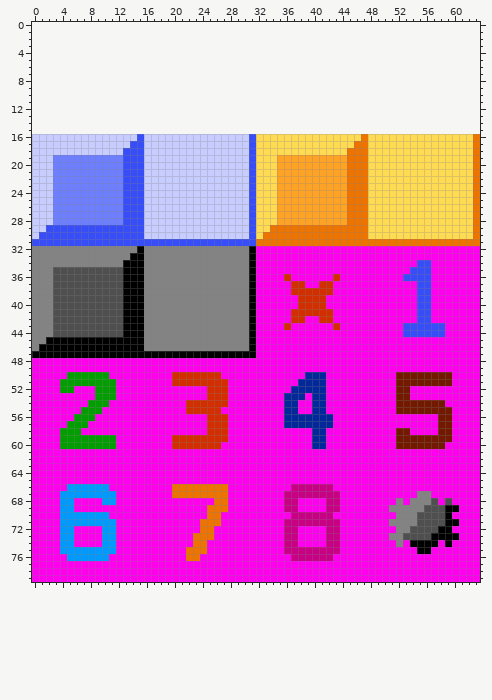
Two versions of one sprite sheet, minesweeper/src/gfx/tiles16.png. Above is the file before it was changed.
The file is 64x64 pixels. The old version is drawn lined up with the new one, on the new canvas.
The result:
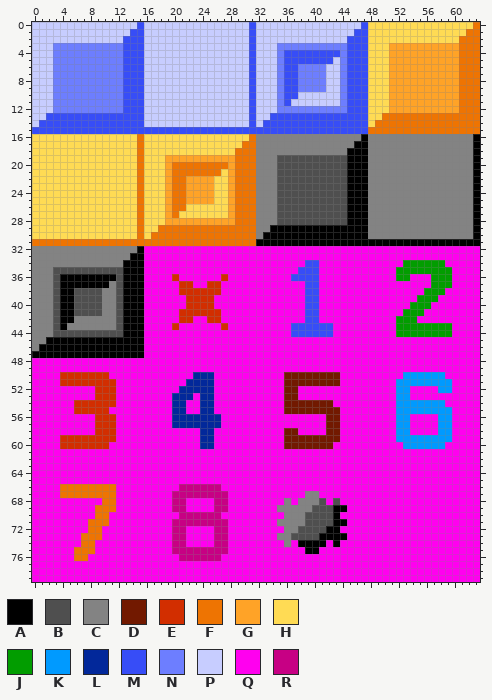
Palette (. is transparent): A #000000  B #4f4f4f  C #838383  D #721900  E #d22e00  F #ee7402  G #ffa327  H #ffdb54  J #029d00  K #009aff  L #02289a  M #374df7  N #6d7eff  P #c7cdff  Q #ff00ef  R #c70084
Difference:
canvas 64x64 -> 64x80, the old top-left corner now at 0,16
Changed rows in their new state; - is an unchanged pixel.
first column x 0:
 0 PPPPPPPPPPPPPPPMPPPPPPPPPPPPPPPMPPPPPPPPPPPPPPPMHHHHHHHHHHHHHHHF
 1 PPPPPPPPPPPPPPMMPPPPPPPPPPPPPPPMPPPPPPPPPPPPPPMMHHHHHHHHHHHHHHFF
 2 PPPPPPPPPPPPPMMMPPPPPPPPPPPPPPPMPPPPPPPPPPPPPMMMHHHHHHHHHHHHHFFF
 3 PPPNNNNNNNNNNMMMPPPPPPPPPPPPPPPMPPPNNNNNNNNNNMMMHHHGGGGGGGGGGFFF
 4 PPPNNNNNNNNNNMMMPPPPPPPPPPPPPPPMPPPNMMMMMMMMNMMMHHHGGGGGGGGGGFFF
 5 PPPNNNNNNNNNNMMMPPPPPPPPPPPPPPPMPPPNMMMMMMMPNMMMHHHGGGGGGGGGGFFF
 6 PPPNNNNNNNNNNMMMPPPPPPPPPPPPPPPMPPPNMMNNNNPPNMMMHHHGGGGGGGGGGFFF
 7 PPPNNNNNNNNNNMMMPPPPPPPPPPPPPPPMPPPNMMNNNNPPNMMMHHHGGGGGGGGGGFFF
 8 PPPNNNNNNNNNNMMMPPPPPPPPPPPPPPPMPPPNMMNNNNPPNMMMHHHGGGGGGGGGGFFF
 9 PPPNNNNNNNNNNMMMPPPPPPPPPPPPPPPMPPPNMMNNNNPPNMMMHHHGGGGGGGGGGFFF
10 PPPNNNNNNNNNNMMMPPPPPPPPPPPPPPPMPPPNMMPPPPPPNMMMHHHGGGGGGGGGGFFF
11 PPPNNNNNNNNNNMMMPPPPPPPPPPPPPPPMPPPNMPPPPPPPNMMMHHHGGGGGGGGGGFFF
12 PPPNNNNNNNNNNMMMPPPPPPPPPPPPPPPMPPPNNNNNNNNNNMMMHHHGGGGGGGGGGFFF
13 PPMMMMMMMMMMMMMMPPPPPPPPPPPPPPPMPPMMMMMMMMMMMMMMHHFFFFFFFFFFFFFF
14 PMMMMMMMMMMMMMMMPPPPPPPPPPPPPPPMPMMMMMMMMMMMMMMMHFFFFFFFFFFFFFFF
15 MMMMMMMMMMMMMMMMMMMMMMMMMMMMMMMMMMMMMMMMMMMMMMMMFFFFFFFFFFFFFFFF
16 HHHHHHHHHHHHHHHFHHHHHHHHHHHHHHHFCCCCCCCCCCCCCCCACCCCCCCCCCCCCCCA
17 HHHHHHHHHHHHHHHFHHHHHHHHHHHHHHFFCCCCCCCCCCCCCCAACCCCCCCCCCCCCCCA
18 HHHHHHHHHHHHHHHFHHHHHHHHHHHHHFFFCCCCCCCCCCCCCAAACCCCCCCCCCCCCCCA
19 HHHHHHHHHHHHHHHFHHHGGGGGGGGGGFFFCCCBBBBBBBBBBAAACCCCCCCCCCCCCCCA
20 HHHHHHHHHHHHHHHFHHHGFFFFFFFFGFFFCCCBBBBBBBBBBAAACCCCCCCCCCCCCCCA
21 HHHHHHHHHHHHHHHFHHHGFFFFFFFHGFFFCCCBBBBBBBBBBAAACCCCCCCCCCCCCCCA
22 HHHHHHHHHHHHHHHFHHHGFFGGGGHHGFFFCCCBBBBBBBBBBAAACCCCCCCCCCCCCCCA
23 HHHHHHHHHHHHHHHFHHHGFFGGGGHHGFFFCCCBBBBBBBBBBAAACCCCCCCCCCCCCCCA
24 HHHHHHHHHHHHHHHFHHHGFFGGGGHHGFFFCCCBBBBBBBBBBAAACCCCCCCCCCCCCCCA
25 HHHHHHHHHHHHHHHFHHHGFFGGGGHHGFFFCCCBBBBBBBBBBAAACCCCCCCCCCCCCCCA
26 HHHHHHHHHHHHHHHFHHHGFFHHHHHHGFFFCCCBBBBBBBBBBAAACCCCCCCCCCCCCCCA
27 HHHHHHHHHHHHHHHFHHHGFHHHHHHHGFFFCCCBBBBBBBBBBAAACCCCCCCCCCCCCCCA
28 HHHHHHHHHHHHHHHFHHHGGGGGGGGGGFFFCCCBBBBBBBBBBAAACCCCCCCCCCCCCCCA
29 HHHHHHHHHHHHHHHFHHFFFFFFFFFFFFFFCCAAAAAAAAAAAAAACCCCCCCCCCCCCCCA
30 HHHHHHHHHHHHHHHFHFFFFFFFFFFFFFFFCAAAAAAAAAAAAAAACCCCCCCCCCCCCCCA
31 FFFFFFFFFFFFFFFFFFFFFFFFFFFFFFFFAAAAAAAAAAAAAAAAAAAAAAAAAAAAAAAA
32 ----------------QQQQQQQQQQQQQQQQ--------------------------------
33 ----------------QQQQQQQQQQQQQQQQ--------------------------------
34 ----------------QQQQQQQQQQQQQQQQ-------MM------------JJJJJJ-----
35 ----------------QQQQQQQQQQQQQQQQ------MMM-----------JJJJJJJJ----
36 ----AAAAAAAA----QQQQEQQQQQQEQQQQ----QMMMM--Q--------JJQQQJJJ----
37 ----AAAAAAAC----QQQQQEEQQEEQQQQQ-----QQMMQQ------------QQJJJ----
38 ----AA----CC----QQQQQEEEEEEQQQQQ-----QQMMQQ------------QJJJ-----
39 ----AA----CC----QQQQQQEEEEQQQQQQ------QMMQ-------------JJJ------
40 ----AA----CC----QQQQQQEEEEQQQQQQ------QMMQ------------JJJ-------
41 ----AA----CC----QQQQQEEEEEEQQQQQ-----QQMMQQ----------JJJQ-------
42 ----AACCCCCC----QQQQQEEQQEEQQQQQ-----QQMMQQ---------JJJQQ-------
43 ----ACCCCCCC----QQQQEQQQQQQEQQQQ----QMMMMMMQ--------JJJJJJJJ----
44 ----------------QQQQQQQQQQQQQQQQ-----MMMMMM---------JJJJJJJJ----
45 ----------------QQQQQQQQQQQQQQQQ--------------------------------
46 ----------------QQQQQQQQQQQQQQQQ--------------------------------
47 ----------------QQQQQQQQQQQQQQQQ--------------------------------
50 ----EEEEEEE---------QQQLLLQ---------DDDDDDDD--------QKKKKKKQ----
51 ----EEEEEEEE--------QQLLLLQQ--------DDDDDDDD--------KKKKKKKK----
52 ----QQ---EEE---------LLLLLQQ--------DDQQQQ----------KK----KK----
53 ---------EEE--------LLL-LLQQ--------DDQ-QQ----------KK----------
54 ------EEEEEE--------LLQQLLQQ--------DDDDDDD---------KKKKKKK-----
55 ------EEEEE---------LLQQLLQ---------DDDDDDDD--------KKKKKKKK----
56 ------QQQEEE--------LLLLLLLQ--------QQQQQQDD--------KK----KK----
57 -----QQQ-EEE--------LLLLLLLQ--------QQQQQQDD--------KK----KK----
58 ----QQQ--EEE------------LLQQ--------DD--QQDD--------KK----KK----
59 ----EEEEEEEE--------QQQQLLQQ--------DDDDDDDD--------KKKKKKKK----
60 ----EEEEEEEQ--------QQQQLLQ---------DDDDDDD---------QKKKKKK-----
first column x 4:
66 FFFFFFFF--------QRRRRRRQ---------QQQQQQ------------------
67 FFFFFFFF--------RRRRRRRR--------QQQCCQQQ-----------QQ----
68 QQ----FF--------RR----RR--------CQCCCBQB--------Q-QQQQ-Q-
69 QQ---FFF--------RR---QRR-------CCCCCBBBAA------QQQQQQQQQQ
70 QQQQQFF----------RRRRRR---------CCCBBBBA--------QQQQQQQQ-
71 QQQQFFFQ--------RRRRRRRR-------CCCCBBBBAA------QQQQQQQQQQ
72 QQ--FFQQ--------RR--QQRR--------CCBBBBAA--------QQQQQQQQ-
73 QQ-FFFQQ--------RR-QQQRR-------CCBBBBAAAA------QQQQQQQQQQ
74 QQ-FF-QQ--------RR-QQ-RR--------CQAAAAQA--------Q-QQQQ-Q-
75 QQFFFQQQ--------RRRRRRRR--------QQQAAQQQ-----------QQ----
76 -QFFQQQ----------RRRRRR----------QQQQQQ------------------
